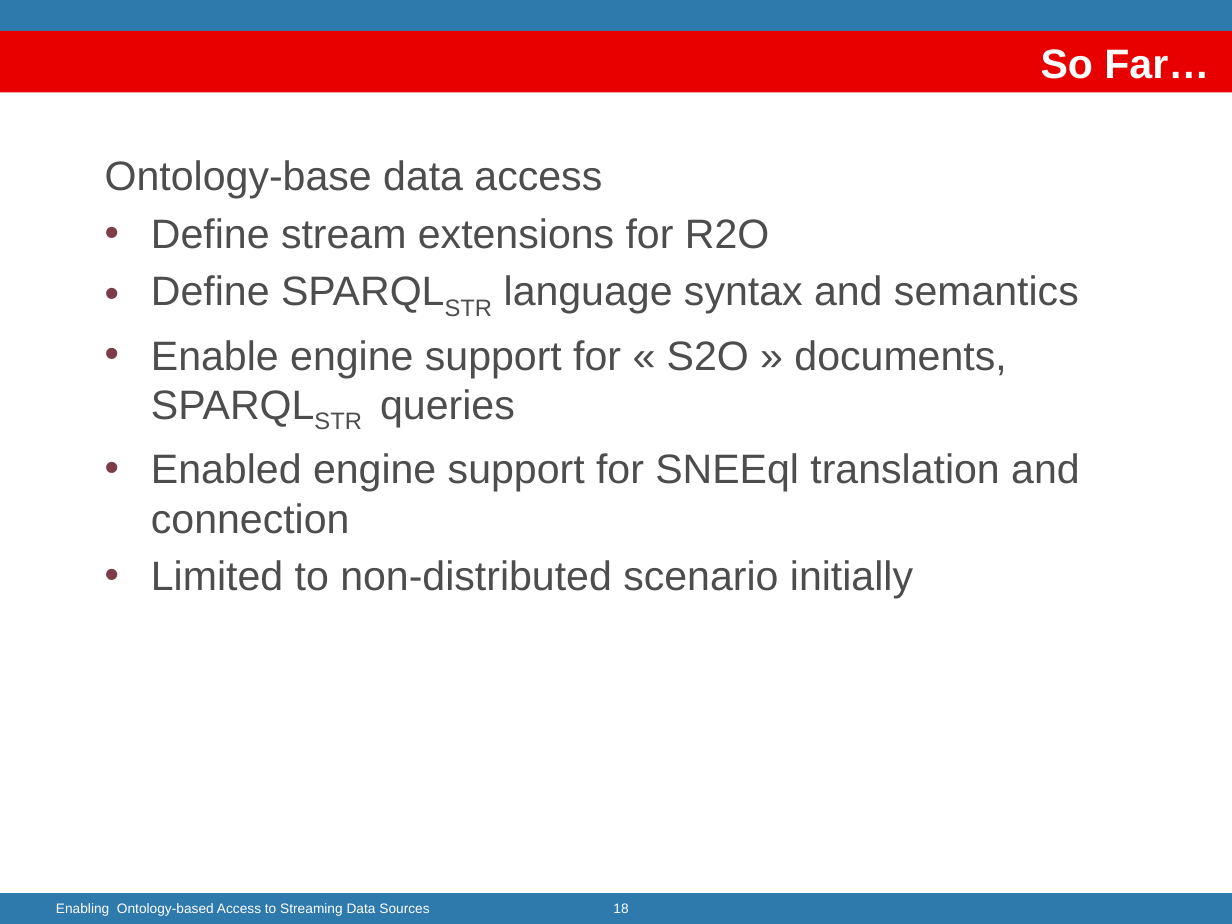
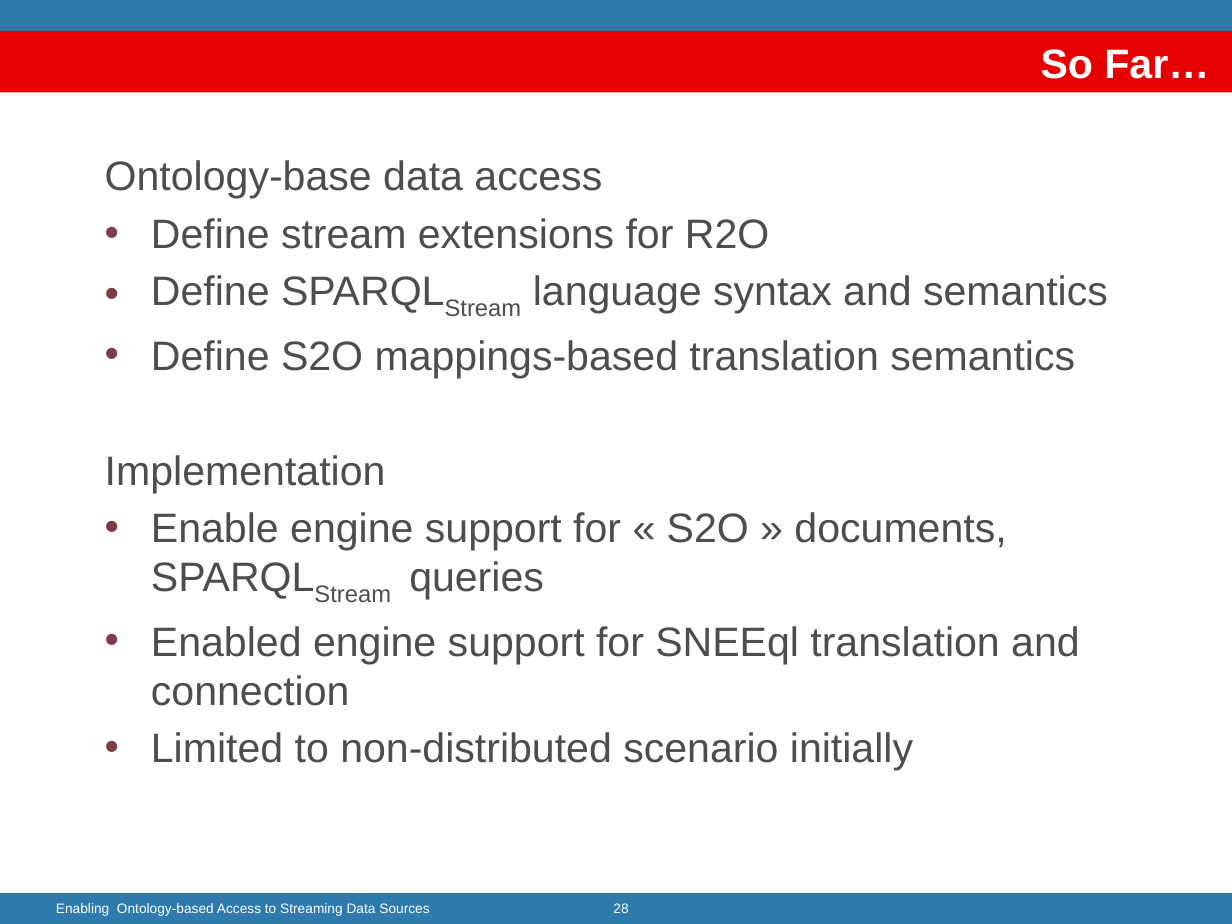
Before and after one commit to jpcik/morph-streams, a slide deck: slide 28 of doc/dis/EnablingStreamingDA/Enabling ontology-based Streaming Data Access.pptx (slide 18 before the commit). Drawn at 1232x924 pixels with LibreOffice and Linux fonts; fonts in the diff are those of the drawing; background and template pictures are left out. Boxes give left, top, right and bottom in pixels: in the first picture for what was removed or moved away, otherwise in the second. Text is boxed around its words. In the diff, an @@ line names an element or a change of style, - is before the commit and + after.

```diff
--- a/doc/dis/EnablingStreamingDA/Enabling ontology-based Streaming Data Access.pptx
+++ b/doc/dis/EnablingStreamingDA/Enabling ontology-based Streaming Data Access.pptx
@@ text at bbox=[105, 275, 1108, 600]: text changed @@
-• Define SPARQLSTR language syntax and semantics
-• Enable engine support for « S2O » documents, SPARQLSTR queries
+• Define SPARQLStream language syntax and semantics
+• Define S2O mappings-based translation semantics
+Implementation
+• Enable engine support for « S2O » documents, SPARQLStream queries
@@ page number at bbox=[613, 903, 628, 913]: text changed @@
-18
+28
```
Also in this commit, not shown: 12 other slides changed, 18 slides added.
